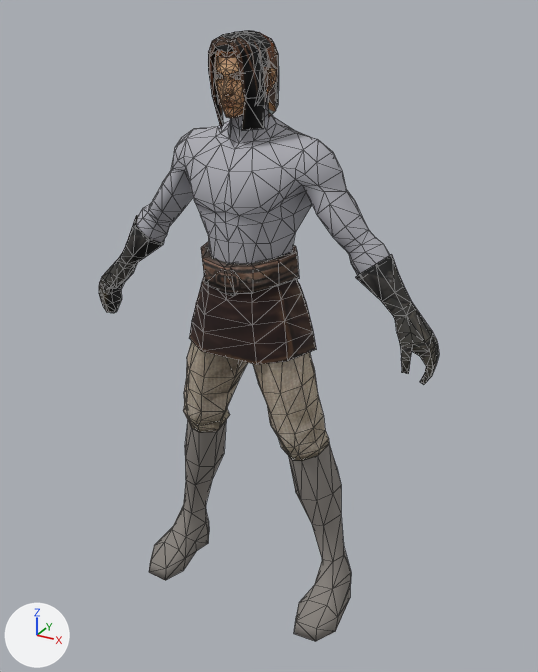
What one commit did to the glTF model assets/models/profile_leather_lg.glb.
One viewpoint serves both versions: a 50 mm lens placed at (0.262, -0.444, 0.458), pointed at (0.012, 0.011, 0.23). The axes (+X, +Y, +Z) are drawn at lower left. The lights are the same throughout. The first picture is the older version. Mesh edges are drawn as thin lines. Vertices at exactly the same position are counted once.

Names of what the first picture shows: 'MFighter_m000_b.mo', 'MFighter_m000_h.mo', 'MFighter_m000_u.mo', 'MFighter_m001_g.mo', 'MFighter_m001_l.mo'.
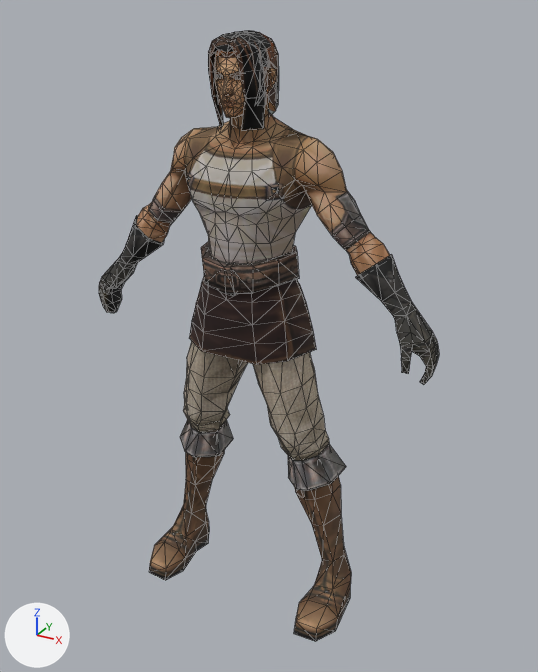
Location of each change, (x1, y1, x2, y2) in pixels of the pictures (538 x 672 px; the box of a moved part takes in the faces that stretch with it):
'MFighter_m000_b.mo', reshaped: before (149, 421, 351, 642); after (149, 419, 351, 642)
part 1 of me_mfighter_m000_b_md, built on: before (288, 444, 341, 526); after (288, 444, 346, 526)
part 2 of me_mfighter_m000_b_md, built on: before (185, 422, 217, 485); after (180, 419, 233, 485)
part 3 of me_mfighter_m000_b_md, surface changed (grey to brown): before (183, 421, 344, 562); after (183, 451, 344, 562)
part 4 of me_mfighter_m000_b_md, recoloured (darker): before (149, 421, 351, 642); after (149, 451, 351, 642)
part 5 of me_mfighter_m000_u_md, moved or reshaped: (184, 158, 305, 244) in both
part 6 of me_mfighter_m000_u_md, recoloured (grey to brown): (137, 95, 390, 276) in both

The edits, one by one:
Picture 'MFighter_m001_t01_u_sp' (img_mfighter_m001_t01_u_sp) is new.
Picture 'MFighter_m001_t01_b_sp' (img_mfighter_m001_t01_b_sp) is new.
Material 'AnimUpperTex' (mat_animuppertex) is new.
Uses the picture img_mfighter_m001_t01_u_sp.
Material 'AnimBootsTex' (mat_animbootstex) is new.
Uses the picture img_mfighter_m001_t01_b_sp.
me_mfighter_m000_b_md is used by ob_mfighter_m000_b_mo; location (0.0, 0.0, 0.0).
me_mfighter_m000_b_md had 108 vertices, 198 faces and spanned x -0.091..0.091, y -0.04..0.036, z 0.001..0.145.
me_mfighter_m000_b_md now has 122 vertices, 226 faces and spans x -0.091..0.091, y -0.04..0.039, z 0.001..0.145.
Part 1, on me_mfighter_m000_b_md:
4 vertices move from x 0.048..0.072, y -0.003..0.022, z 0.102..0.109 to x 0.051..0.072, y -0.003..0.022, z 0.103..0.109.
7 vertices are added at x 0.033..0.073, y -0.009..0.039, z 0.113..0.123.
14 new faces join them.
Part 2, on me_mfighter_m000_b_md:
4 vertices move from x -0.072..-0.048, y -0.003..0.022, z 0.102..0.109 to x -0.072..-0.051, y -0.003..0.022, z 0.103..0.109.
7 vertices are added at x -0.073..-0.033, y -0.009..0.039, z 0.113..0.123.
14 new faces join them.
me_mfighter_m000_b_md part 3: 82 kept faces spanning x -0.079..0.079, y -0.007..0.036, z 0.042..0.145 get new texture (UV) coordinates.
me_mfighter_m000_b_md part 4: 198 faces spanning x -0.091..0.091, y -0.04..0.036, z 0.001..0.145 switch from mat_animbootsfallback (grey #86817c) to mat_animbootstex.
me_mfighter_m000_u_md is used by ob_mfighter_m000_u_mo; location (0.0, 0.0, 0.0).
me_mfighter_m000_u_md had 253 vertices, 476 faces and spanned x -0.106..0.106, y -0.031..0.035, z 0.285..0.408.
me_mfighter_m000_u_md now has 255 vertices, 480 faces and spans x -0.106..0.106, y -0.031..0.035, z 0.285..0.408.
Part 5, on me_mfighter_m000_u_md:
4 vertices are removed from x -0.029..0.029, y -0.021, z 0.327..0.335.
34 faces are deleted.
4 vertices in x -0.037..0.037, y -0.017..-0.013, z 0.343..0.348 move by (0.0, -0.003, 0.001).
3 vertices in x -0.026..0.026, y -0.029..-0.027, z 0.34 move by (0.0, -0.002, 0.0).
2 vertices move from x -0.007..0.007, y 0.024, z 0.292 to x -0.007..0.007, y 0.021, z 0.292.
6 vertices are added at (0.029, -0.023, 0.335), (0.028, -0.018, 0.327), (0.022, -0.024, 0.327), (-0.029, -0.023, 0.335), (-0.028, -0.018, 0.327), (-0.022, -0.024, 0.327).
38 new faces join them.
me_mfighter_m000_u_md part 6: 438 faces spanning x -0.106..0.106, y -0.031..0.035, z 0.285..0.408 switch from mat_animupperfallback (grey #adadb5) to mat_animuppertex.
Other edits to the shape of me_mfighter_m000_u_md do not show in these pictures.
